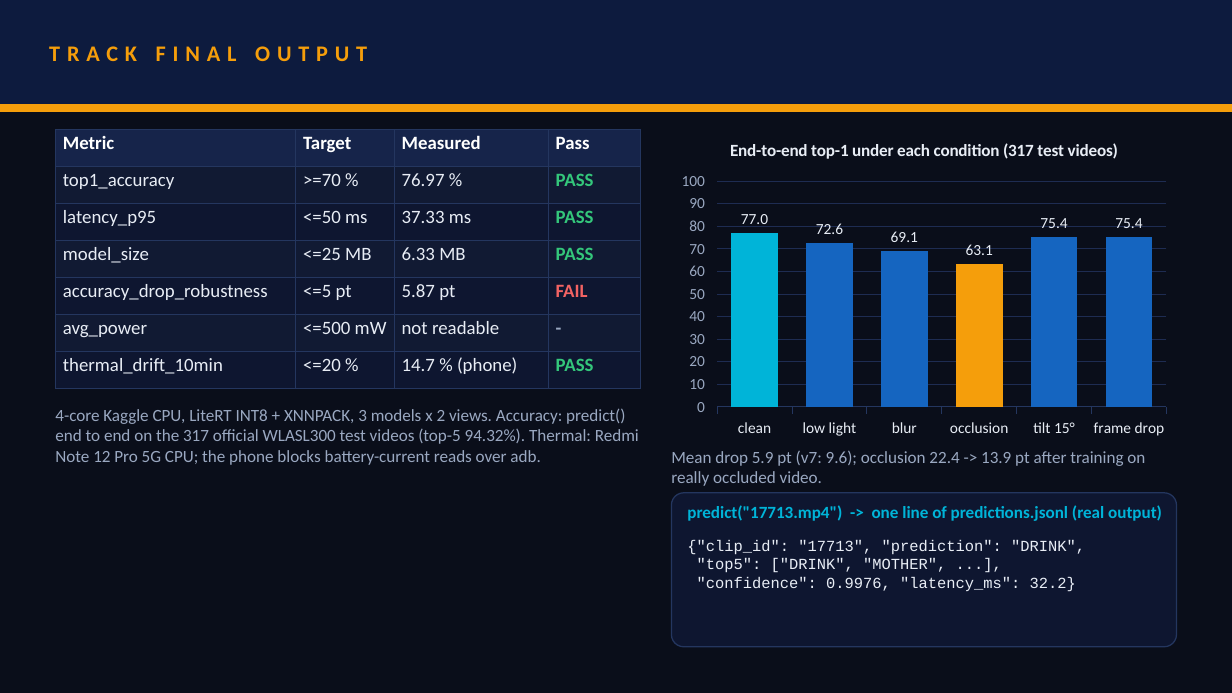
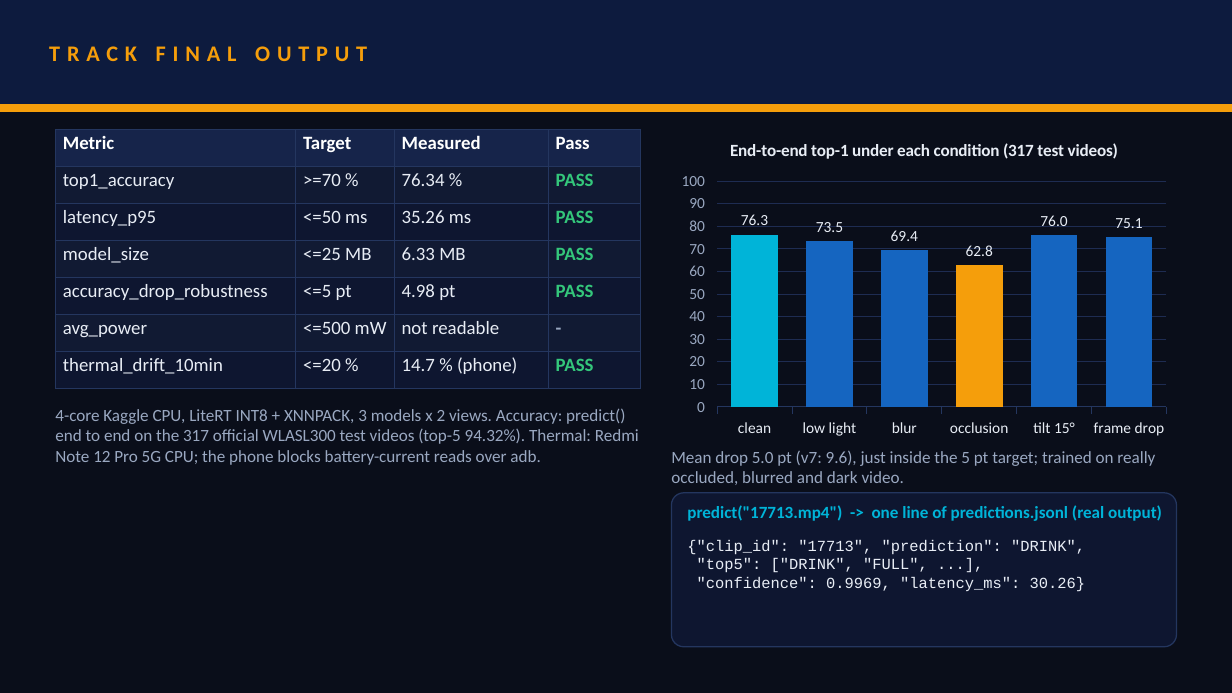
Before and after one commit to sahravi63/EchoGesture, a slide deck: slide 5 of docs/SRMIST_codeCrafters.pptx. Drawn at 1232x693 pixels with LibreOffice and Linux fonts; fonts in the diff are those of the drawing. Boxes give left, top, right and bottom in pixels: in the first picture for what was removed or moved away, otherwise in the second. Text is boxed around its words. In the diff, an @@ line names an element or a change of style, - is before the commit and + after.

```diff
--- a/docs/SRMIST_codeCrafters.pptx
+++ b/docs/SRMIST_codeCrafters.pptx
@@ table at <box>55,129,641,388</box> @@
-row 2, column 3: 76.97 %
+row 2, column 3: 76.34 %
-row 3, column 3: 37.33 ms
+row 3, column 3: 35.26 ms
-row 5, column 3: 5.87 pt
+row 5, column 3: 4.98 pt
-row 5, column 4: FAIL
+row 5, column 4: PASS
@@ column chart at <box>671,123,1177,444</box> @@
-Series 1: 77, 72.6, 69.1, 63.1, 75.4, 75.4
+Series 1: 76.3, 73.5, 69.4, 62.8, 76, 75.1
@@ text at <box>671,451,1155,485</box>: text changed @@
-Mean drop 5.9 pt (v7: 9.6); occlusion 22.4 -> 13.9 pt after training on really occluded video.
+Mean drop 5.0 pt (v7: 9.6), just inside the 5 pt target; trained on really occluded, blurred and dark video.
@@ text at <box>687,539,1086,592</box>: text changed @@
-{"clip_id": "17713", "prediction": "DRINK",
-"top5": ["DRINK", "MOTHER", ...],
-"confidence": 0.9976, "latency_ms": 32.2}
+{"clip_id": "17713", "prediction": "DRINK",
+"top5": ["DRINK", "FULL", ...],
+"confidence": 0.9969, "latency_ms": 30.26}
```
Also in this commit, not shown: 3 other slides changed, 21 other files.
